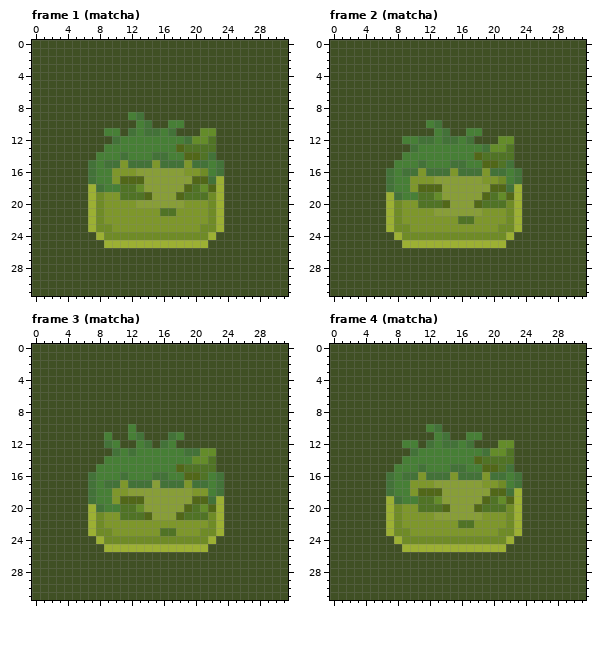
One commit to this pixel-art file: Assets/Art/NPCs/bitter slimes.aseprite. That is the earlier state.
32x32 pixels, 10 frames. Colours within 5 levels of each other are drawn and written as one. Shown: frame 1 (matcha), frame 2 (matcha), frame 3 (matcha), frame 4 (matcha). The commit also changed other frames, which this record leaves out.
After the commit:
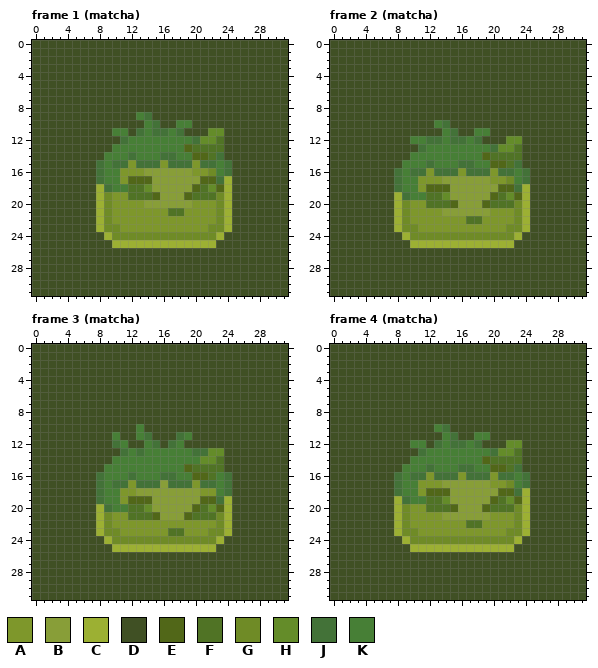
Palette (. is transparent): A #7e972b  B #889e38  C #9cb033  D #405024  E #516718  F #507325  G #6f8b26  H #648c29  J #437238  K #477f36
Changes in this commit:
Changed rows in their new state; - is an unchanged pixel.
Frame 1 (matcha):
first column x 7:
 9 -----DKJ----------
10 ------DKJ-D-K-----
11 --D-KDJK-JKJ--D-H-
12 ---DJ-------KJ-HF-
13 --D--------KE---F-
14 -D--KJ--K-J-K-EFJ-
15 DJK-JA--JA--JA-JKJ
16 DJ-K--A-----B-AGKJ
17 DJ-KA--E-----B-EJC
18 DCJ-K-FH----BEFHEC
19 DCG-A--FE--BE--FGC
20 DCG---A-----B--AGC
21 DCG------A-F---AGC
22 DCG------------AGC
23 DC-G----------A-GC
24 -DC------------GC-
25 --D------------C--
Frame 2 (matcha):
first column x 7:
10 -----DKJ----------
11 ------DKJ-D-K-----
12 --D-K-JK-JKJ--D-H-
13 ---DJ-------KJ-HF-
14 --D--------KE---F-
15 -D--KJ--K-J-K-EFJ-
16 DJK-JA--JA--JA-JKJ
17 DJ-K--A-----B-AGKJ
18 DJ-KA--E-----B-EJC
19 DCJ-K-FH----BEFHEC
20 DCG-A--FE--BE--FGC
21 DCG---A-----B--AGC
22 DCG------A-F---AGC
23 DC-G----------A-GC
24 -DC------------GC-
25 --D------------C--
Frame 3 (matcha):
first column x 7:
10 -----DK-----------
11 --DK-DKJ--DJK-----
12 --DJK-DKJDJK------
13 ---DJKJ-----K-J-H-
14 --D----------K-HF-
15 -D---------KE---F-
16 DJ--KJ--K-J-K-EFKJ
17 DJK-JA--JB--JA-JKJ
18 DJ-K-A-------B-AKJ
19 DJ-KA--E-----B-EJC
20 DCJ-K-FH----BEFHEC
21 DCG-A--FE--BE--FGC
22 DCG------------AGC
23 DC-G-----A-F--A-GC
24 -DC------------GC-
25 --D------------C--
Frame 4 (matcha):
first column x 7:
10 -----DKJ----------
11 ------DKJ-D-K-----
12 --D-KDJK-JKJ--D-H-
13 ---DJ-------KJ-HF-
14 --D--------KE---F-
15 -D--KJ--K-J-K-EFJ-
16 DJK-JA--JA--JA-JKJ
17 DJ-K--A-----B-AGKJ
18 DJ-KA--E-----B-EJC
19 DCJ-K-FH----BEFHEC
20 DCG-A--FE--BE--FGC
21 DCG---A-----B--AGC
22 DCG------A-F---AGC
23 DC-G----------A-GC
24 -DC------------GC-
25 --D------------C--
Where, in picture pixels (left, top, right, bottom), the same in both pictures:
changed: (88, 112, 232, 248)
changed: (386, 120, 530, 248)
changed: (88, 424, 232, 552)
changed: (386, 424, 530, 552)
